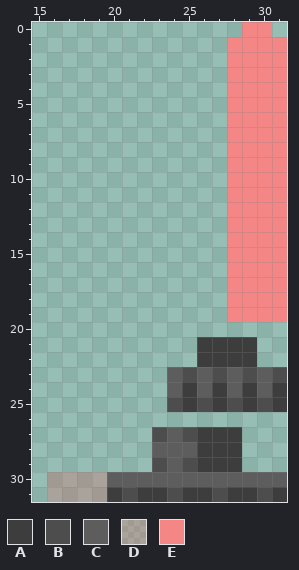
Pixel-art sprite: RP/textures/entity/red_light_saber.png. This is how it looked before the edit.
The file is 32x32 pixels. Shown: x 15..31, y 0..31.
Palette (. is transparent): A #3d3d3d  B #4d4d4d  C #5d5d5d  D #f1414137  E #f48686
Pixels before, first column x 16:
 0 .............EE.
 1 ............EEEE
 2 ............EEEE
 3 ............EEEE
 4 ............EEEE
 5 ............EEEE
 6 ............EEEE
 7 ............EEEE
 8 ............EEEE
 9 ............EEEE
10 ............EEEE
11 ............EEEE
12 ............EEEE
13 ............EEEE
14 ............EEEE
15 ............EEEE
16 ............EEEE
17 ............EEEE
18 ............EEEE
19 ............EEEE
20 ................
21 ..........AAAA..
22 ..........AAAA..
23 ........CBCBCBCB
24 ........CACACACA
25 ........BABABABA
26 ................
27 .......BCBAAA...
28 .......CCCAAA...
29 .......BCBAAA...
30 DDDDCCCCCCCCCCCC
31 DDDDABAABAABAABA
New version:
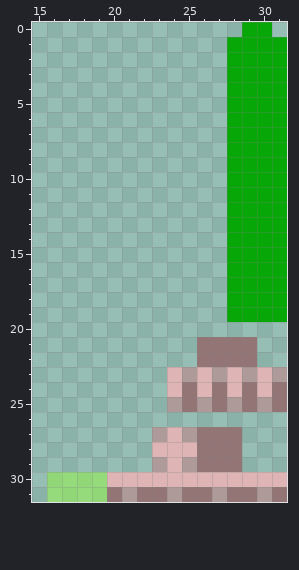
The exact change:
colour A: #3d3d3d -> #937575
colour B: #4d4d4d -> #af9a9a
colour C: #5d5d5d -> #dfb4b4
colour D: #f1414137 -> #94e763b2
colour E: #f48686 -> #06a707
Pixel boxes of the changes (left, top, right, bottom) in both pictures:
changed: (47, 22, 287, 502)
